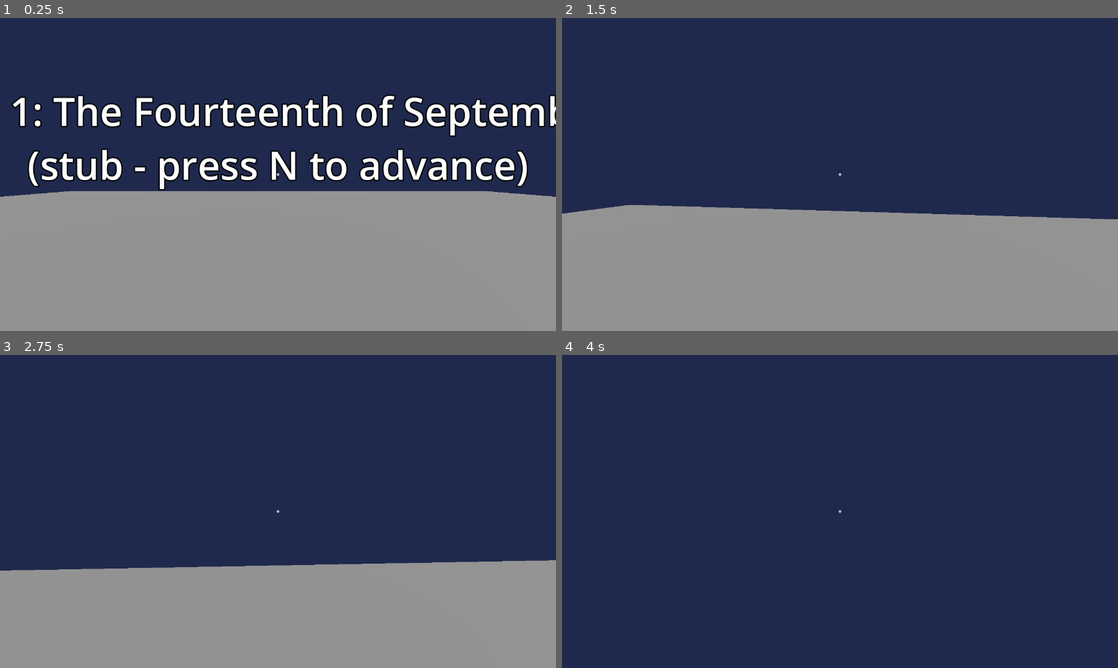
Above: before the commit, frames 1-4 (two rows, left to right).
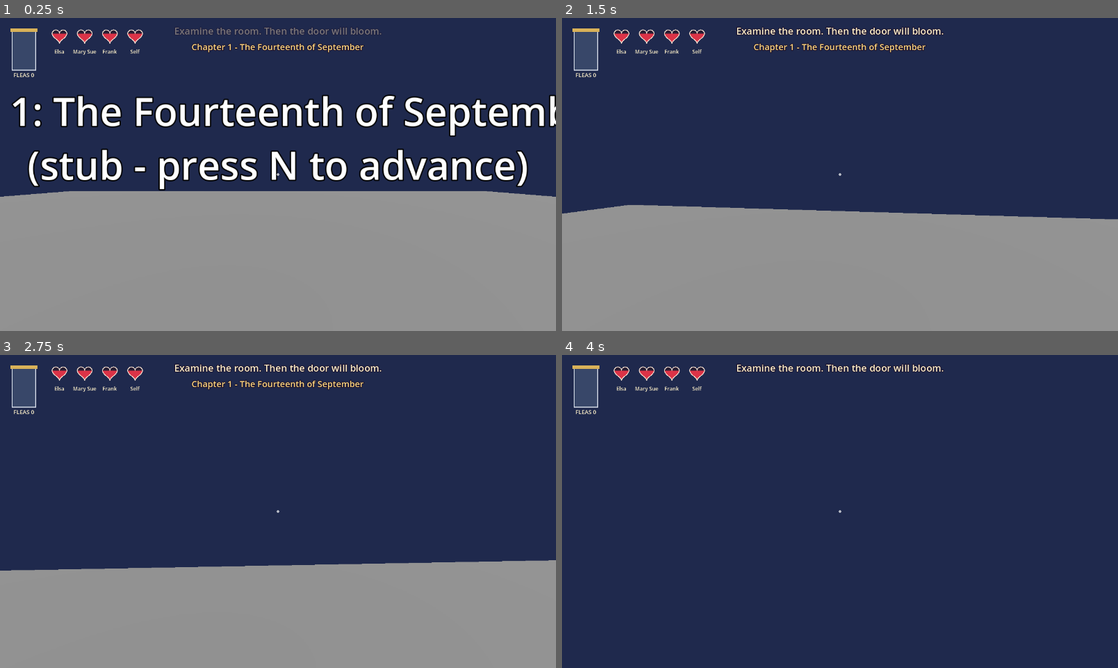
Above: after the commit, the same moments.

Repository: gabeekleiber-oss/Moon-Game
Game: Godot game, scene res://scenes/main/main.tscn
Two runs of this game, one before a commit and one after it. Both use one fixed random seed, a clock stepped at 60 frames per second and the inputs below.
Inputs (mouse positions are in pixels of both pictures, inside the frame that each line leads up to):
- Up to frame 1 (0.25 s): no input
- Up to frame 2 (1.5 s): tap Enter (ui_accept) at 0.5 s; move the mouse to (867, 174) at 0.52 s; hold E (interact) 0.53-1.28 s; hold W (move_forward) from 0.53 s (still down); click (867, 174) at 0.67 s; tap Space (jump) at 0.77 s; move the mouse to (812, 174) at 1.27 s; tap C (crouch) at 1.35 s; click (812, 174) at 1.42 s
- Up to frame 3 (2.75 s): keep holding W (move_forward); tap Space (jump) at 1.52 s; tap E (interact) at 1.55 s; move the mouse to (289, 505) at 2.02 s; hold E (interact) from 2.03 s (still down); click (289, 505) at 2.17 s
- Up to frame 4 (4 s): keep holding W (move_forward); move the mouse to (834, 517) at 2.77 s; release E (interact) at 2.78 s; tap Q (notepad) at 2.85 s; click (834, 517) at 2.92 s; tap Space (jump) at 3.02, 3.77 s; tap E (interact) at 3.05 s; move the mouse to (878, 514) at 3.52 s; hold E (interact) from 3.53 s (still down); tap F (see_family) at 3.6 s; click (878, 514) at 3.67 s

The runs differ from the first frame. In frame 1, 1.8% of the frame differs, in the area x 1-69%, y 3-19%; in frame 2, 1.9%, in the area x 1-69%, y 2-19%; in frame 3, 1.9%; in frame 4, 1.5%.

Commit message:
[F-03] done: F-03 HUD (flea jar, hearts, objective, toast, caption box, floating ticks, test)

Diff:
--- a/project.godot
+++ b/project.godot
@@ -12,6 +12,7 @@
 ChapterManager="*res://autoload/chapter_manager.gd"
 DebugMenu="*res://autoload/debug_menu.gd"
 Dialogue="*res://scenes/dialogue/dialogue.gd"
+Hud="*res://scenes/hud/hud.gd"
 
 [display]
 window/size/viewport_width=1280
--- /dev/null
+++ b/scenes/hud/hud.gd
@@ -0,0 +1,418 @@
+extends CanvasLayer
+## Autoload `Hud`: the always-on screen UI, built in code. (F-03)
+##
+## Nothing to set up: it listens to the Events bus.
+##   Events.objective_set(text)        -> objective line (top centre)
+##   Events.show_message(text)         -> short toast under the objective
+##   Events.caption(who, text)         -> caption box + speaker tag (bottom centre), ONLY while no dialogue box is up
+##   Events.flea_changed / heart_changed -> flea jar + 4 hearts (top left) and floating "+3 fleas" ticks
+## Script API: `Hud.caption(who, text, seconds)`, `Hud.clear_caption()`, `Hud.set_hud_visible(bool)` (cutscenes hide it).
+## Reduced Motion (Game.settings.reduced_motion) turns off flea hopping, heart pulses and rising ticks (they just fade).
+## Layers: HUD 8 < InteractionHud 10 < DialogueBox 20.
+
+const HEART_ORDER: Array[String] = ["elsa", "mary_sue", "frank", "self"]
+const HEART_NAMES := {"elsa": "Elsa", "mary_sue": "Mary Sue", "frank": "Frank", "self": "Self"}
+const TICK_LIFETIME := 1.3
+const MAX_TICKS := 8
+const TOAST_SECONDS := 3.0
+const CAPTION_MIN_SECONDS := 2.5
+const CAPTION_SECONDS_PER_CHAR := 0.05
+
+const INK := Color(0.1, 0.05, 0.15, 0.9)
+const CREAM := Color(1.0, 0.95, 0.8)
+
+var _root: Control
+var _objective: Label
+var _toast: Label
+var _caption_panel: PanelContainer
+var _caption_who: Label
+var _caption_text: Label
+var _jar: _FleaJar
+var _hearts: _HeartRow
+var _tick_layer: Control
+var _objective_tween: Tween
+var _toast_tween: Tween
+var _caption_token: int = 0
+var _toast_token: int = 0
+
+
+func _init() -> void:
+	layer = 8
+	name = "Hud"
+
+
+func _ready() -> void:
+	_root = Control.new()
+	_root.name = "HudRoot"
+	_root.set_anchors_preset(Control.PRESET_FULL_RECT)
+	_root.mouse_filter = Control.MOUSE_FILTER_IGNORE
+	add_child(_root)
+	_build_meters()
+	_build_objective()
+	_build_caption()
+	_tick_layer = Control.new()
+	_tick_layer.name = "Ticks"
+	_tick_layer.set_anchors_preset(Control.PRESET_FULL_RECT)
+	_tick_layer.mouse_filter = Control.MOUSE_FILTER_IGNORE
+	_root.add_child(_tick_layer)
+
+	_jar.set_level(Game.flea, true)
+	for who in HEART_ORDER:
+		_hearts.set_value(who, int(Game.hearts.get(who, 0)), true)
+
+	Events.objective_set.connect(_on_objective_set)
+	Events.show_message.connect(_on_show_message)
+	Events.caption.connect(_on_caption)
+	Events.dialogue_started.connect(func(_id: String) -> void: clear_caption())
+	Events.flea_changed.connect(_on_flea_changed)
+	Events.heart_changed.connect(_on_heart_changed)
+
+
+# ---------------------------------------------------------------- public API
+
+## Shows a caption (speaker tag + text) for `seconds` (default: scales with text length). Empty `who` hides the tag.
+func caption(who: String, text: String, seconds: float = -1.0) -> void:
+	if text == "":
+		clear_caption()
+		return
+	_caption_token += 1
+	var token := _caption_token
+	_caption_who.text = _display_name(who)
+	_caption_who.visible = who != ""
+	_caption_text.text = text
+	_caption_panel.visible = true
+	var hold := seconds if seconds > 0.0 else maxf(CAPTION_MIN_SECONDS, text.length() * CAPTION_SECONDS_PER_CHAR)
+	await get_tree().create_timer(hold).timeout
+	if token == _caption_token:
+		_caption_panel.visible = false
+
+
+## Hides the caption box now.
+func clear_caption() -> void:
+	_caption_token += 1
+	_caption_panel.visible = false
+
+
+## Shows or hides the whole HUD (cutscenes, title screen). The interaction prompt and dialogue box are separate.
+func set_hud_visible(value: bool) -> void:
+	_root.visible = value
+
+
+## True while the caption box is on screen.
+func is_caption_visible() -> bool:
+	return _caption_panel.visible
+
+
+## The text currently in the objective line.
+func objective_text() -> String:
+	return _objective.text
+
+
+# ---------------------------------------------------------------- building
+
+func _build_meters() -> void:
+	var box := HBoxContainer.new()
+	box.name = "Meters"
+	box.position = Vector2(20, 16)
+	box.add_theme_constant_override("separation", 18)
+	box.mouse_filter = Control.MOUSE_FILTER_IGNORE
+	_root.add_child(box)
+	_jar = _FleaJar.new()
+	_jar.name = "FleaJar"
+	box.add_child(_jar)
+	_hearts = _HeartRow.new()
+	_hearts.name = "Hearts"
+	_hearts.setup(HEART_ORDER, HEART_NAMES)
+	box.add_child(_hearts)
+
+
+func _build_objective() -> void:
+	_objective = _make_label(22)
+	_objective.name = "Objective"
+	_objective.set_anchors_preset(Control.PRESET_CENTER_TOP)
+	_objective.anchor_left = 0.5
+	_objective.anchor_right = 0.5
+	_objective.offset_left = -420.0
+	_objective.offset_right = 420.0
+	_objective.offset_top = 14.0
+	_objective.offset_bottom = 48.0
+	_objective.horizontal_alignment = HORIZONTAL_ALIGNMENT_CENTER
+	_objective.visible = false
+	_root.add_child(_objective)
+
+	_toast = _make_label(20)
+	_toast.name = "Toast"
+	_toast.anchor_left = 0.5
+	_toast.anchor_right = 0.5
+	_toast.offset_left = -420.0
+	_toast.offset_right = 420.0
+	_toast.offset_top = 52.0
+	_toast.offset_bottom = 84.0
+	_toast.horizontal_alignment = HORIZONTAL_ALIGNMENT_CENTER
+	_toast.add_theme_color_override("font_color", Color(1.0, 0.85, 0.5))
+	_toast.modulate.a = 0.0
+	_root.add_child(_toast)
+
+
+func _build_caption() -> void:
+	_caption_panel = PanelContainer.new()
+	_caption_panel.name = "CaptionBox"
+	_caption_panel.anchor_left = 0.5
+	_caption_panel.anchor_right = 0.5
+	_caption_panel.anchor_top = 1.0
+	_caption_panel.anchor_bottom = 1.0
+	_caption_panel.offset_left = -400.0
+	_caption_panel.offset_right = 400.0
+	_caption_panel.offset_top = -150.0
+	_caption_panel.offset_bottom = -40.0
+	_caption_panel.grow_vertical = Control.GROW_DIRECTION_BEGIN
+	_caption_panel.mouse_filter = Control.MOUSE_FILTER_IGNORE
+	_caption_panel.visible = false
+	var style := StyleBoxFlat.new()
+	style.bg_color = Color(0.1, 0.06, 0.14, 0.82)
+	style.border_color = Color(0.85, 0.7, 0.35, 0.9)
+	style.set_border_width_all(2)
+	style.set_corner_radius_all(10)
+	style.set_content_margin_all(14)
+	_caption_panel.add_theme_stylebox_override("panel", style)
+	_root.add_child(_caption_panel)
+
+	var vbox := VBoxContainer.new()
+	vbox.add_theme_constant_override("separation", 4)
+	vbox.mouse_filter = Control.MOUSE_FILTER_IGNORE
+	_caption_panel.add_child(vbox)
+	_caption_who = Label.new()
+	_caption_who.add_theme_font_size_override("font_size", 18)
+	_caption_who.add_theme_color_override("font_color", Color(1.0, 0.82, 0.4))
+	_caption_who.mouse_filter = Control.MOUSE_FILTER_IGNORE
+	vbox.add_child(_caption_who)
+	_caption_text = Label.new()
+	_caption_text.add_theme_font_size_override("font_size", 22)
+	_caption_text.add_theme_color_override("font_color", CREAM)
+	_caption_text.autowrap_mode = TextServer.AUTOWRAP_WORD_SMART
+	_caption_text.mouse_filter = Control.MOUSE_FILTER_IGNORE
+	vbox.add_child(_caption_text)
+
+
+func _make_label(size: int) -> Label:
+	var l := Label.new()
+	l.add_theme_font_size_override("font_size", size)
+	l.add_theme_color_override("font_color", CREAM)
+	l.add_theme_color_override("font_outline_color", INK)
+	l.add_theme_constant_override("outline_size", 6)
+	l.mouse_filter = Control.MOUSE_FILTER_IGNORE
+	return l
+
+
+func _display_name(who: String) -> String:
+	if HEART_NAMES.has(who):
+		return str(HEART_NAMES[who])
+	return who.replace("_", " ").capitalize()
+
+
+func _reduced_motion() -> bool:
+	return bool(Game.settings.get("reduced_motion", false))
+
+
+# ---------------------------------------------------------------- event handlers
+
+func _on_objective_set(text: String) -> void:
+	_objective.text = text
+	_objective.visible = text != ""
+	if _objective_tween != null:
+		_objective_tween.kill()
+	if text == "":
+		return
+	_objective.modulate.a = 1.0
+	if _reduced_motion():
+		return
+	_objective.modulate.a = 0.0
+	_objective_tween = create_tween()
+	_objective_tween.tween_property(_objective, "modulate:a", 1.0, 0.6)
+
+
+func _on_show_message(text: String) -> void:
+	_toast_token += 1
+	var token := _toast_token
+	if _toast_tween != null:
+		_toast_tween.kill()
+	_toast.text = text
+	_toast.modulate.a = 1.0
+	await get_tree().create_timer(TOAST_SECONDS).timeout
+	if token != _toast_token:
+		return
+	_toast_tween = create_tween()
+	_toast_tween.tween_property(_toast, "modulate:a", 0.0, 0.5)
+
+
+func _on_caption(who: String, text: String) -> void:
+	if Dialogue.is_active():
+		return  # the dialogue box already shows this line
+	caption(who, text)
+
+
+func _on_flea_changed(value: float, delta: float, _reason: String) -> void:
+	_jar.set_level(value, false)
+	if absf(delta) >= 0.5:
+		_spawn_tick("%+d fleas" % int(roundf(delta)), _jar.global_position + Vector2(_jar.size.x * 0.5, _jar.size.y), delta > 0.0)
+
+
+func _on_heart_changed(who: String, value: int, delta: int) -> void:
+	_hearts.set_value(who, value, false)
+	if delta != 0:
+		_spawn_tick("%+d %s" % [delta, _display_name(who)], _hearts.heart_global_position(who), delta > 0)
+
+
+func _spawn_tick(text: String, at: Vector2, good: bool) -> void:
+	while _tick_layer.get_child_count() >= MAX_TICKS:
+		var old := _tick_layer.get_child(0)
+		_tick_layer.remove_child(old)   # remove now: queue_free alone is deferred, so a burst would exceed the cap
+		old.queue_free()
+	var l := _make_label(20)
+	l.text = text
+	l.add_theme_color_override("font_color", Color(0.65, 1.0, 0.6) if good else Color(1.0, 0.45, 0.4))
+	l.position = at - Vector2(40, 0)
+	_tick_layer.add_child(l)
+	var tw := create_tween()
+	if _reduced_motion():
+		tw.tween_property(l, "modulate:a", 0.0, TICK_LIFETIME * 0.6)
+	else:
+		tw.set_parallel(true)
+		tw.tween_property(l, "position:y", l.position.y + (-36.0 if good else 36.0), TICK_LIFETIME)
+		tw.tween_property(l, "modulate:a", 0.0, TICK_LIFETIME).set_ease(Tween.EASE_IN)
+	tw.chain().tween_callback(l.queue_free)
+
+
+# ---------------------------------------------------------------- widgets
+
+## Glass jar that fills with fleas. `set_level(0..100)`.
+class _FleaJar extends Control:
+	const W := 70.0
+	const H := 104.0
+	var target: float = 0.0
+	var shown: float = 0.0
+	var _t: float = 0.0
+
+	func _init() -> void:
+		custom_minimum_size = Vector2(W, H + 22.0)
+		mouse_filter = Control.MOUSE_FILTER_IGNORE
+
+	func set_level(value: float, instant: bool) -> void:
+		target = clampf(value, 0.0, 100.0)
+		if instant or bool(Game.settings.get("reduced_motion", false)):
+			shown = target
+		queue_redraw()
+
+	func _process(delta: float) -> void:
+		_t += delta
+		if not is_equal_approx(shown, target):
+			shown = move_toward(shown, target, maxf(30.0 * delta, absf(target - shown) * 4.0 * delta))
+		if shown > 0.0 or target > 0.0:
+			queue_redraw()
+
+	func _fill_colour() -> Color:
+		return Color(0.95, 0.75, 0.25).lerp(Color(0.9, 0.25, 0.2), clampf((shown - 40.0) / 50.0, 0.0, 1.0))
+
+	func _draw() -> void:
+		var body := Rect2(8, 14, W - 16, H - 14)
+		var glass := Color(0.75, 0.9, 1.0, 0.16)
+		draw_rect(body, glass, true)
+		var fill_h := body.size.y * shown / 100.0
+		if fill_h > 0.5:
+			var fill := Rect2(body.position.x, body.end.y - fill_h, body.size.x, fill_h)
+			var c := _fill_colour()
+			c.a = 0.55
+			draw_rect(fill, c, true)
+			var dots := int(shown / 100.0 * 26.0)
+			var hop := not bool(Game.settings.get("reduced_motion", false))
+			for i in dots:
+				var px := body.position.x + 6.0 + fmod(float(i) * 37.0 + 11.0, body.size.x - 12.0)
+				var py := body.end.y - 6.0 - fmod(float(i) * 23.0 + 5.0, maxf(fill_h - 8.0, 1.0))
+				if hop:
+					py -= absf(sin(_t * 5.0 + float(i) * 1.7)) * 3.0
+				py = clampf(py, fill.position.y + 2.0, body.end.y - 3.0)
+				draw_circle(Vector2(px, py), 1.8, Color(0.12, 0.06, 0.08, 0.95))
+		draw_rect(body, Color(0.95, 0.97, 1.0, 0.9), false, 2.0)
+		draw_rect(Rect2(4, 8, W - 8, 8), Color(0.85, 0.7, 0.35), true)   # lid
+		var font := ThemeDB.fallback_font
+		draw_string(font, Vector2(0, H + 16.0), "FLEAS %d" % int(roundf(shown)), HORIZONTAL_ALIGNMENT_CENTER, W, 13, Color(1, 0.95, 0.8))
+
+
+## Four hearts (one per household member), each filled value/10 from the bottom.
+class _HeartRow extends Control:
+	const CELL := 58.0
+	const HEART := 36.0
+	var _order: Array[String] = []
+	var _names := {}
+	var _shown := {}
+	var _pulse := {}
+	var _flash := {}
+
+	func setup(order: Array[String], names: Dictionary) -> void:
+		_order = order
+		_names = names
+		custom_minimum_size = Vector2(CELL * order.size(), 74.0)
+		mouse_filter = Control.MOUSE_FILTER_IGNORE
+		for who in order:
+			_shown[who] = 0
+			_pulse[who] = 0.0
+			_flash[who] = 0.0
+
+	func set_value(who: String, value: int, instant: bool) -> void:
+		if not _shown.has(who):
+			return
+		var old: int = _shown[who]
+		_shown[who] = value
+		if not instant and value != old and not bool(Game.settings.get("reduced_motion", false)):
+			_pulse[who] = 1.0
+		_flash[who] = 1.0 if (not instant and value != old) else 0.0
+		queue_redraw()
+
+	func value_of(who: String) -> int:
+		return int(_shown.get(who, 0))
+
+	func heart_global_position(who: String) -> Vector2:
+		var i := maxi(_order.find(who), 0)
+		return global_position + Vector2(CELL * float(i) + CELL * 0.5, HEART + 8.0)
+
+	func _process(delta: float) -> void:
+		var busy := false
+		for who in _order:
+			if _pulse[who] > 0.0 or _flash[who] > 0.0:
+				busy = true
+				_pulse[who] = maxf(_pulse[who] - delta * 3.0, 0.0)
+				_flash[who] = maxf(_flash[who] - delta * 2.0, 0.0)
+		if busy:
+			queue_redraw()
+
+	static func heart_points(centre: Vector2, size: float) -> PackedVector2Array:
+		var pts := PackedVector2Array()
+		for i in 40:
+			var t := TAU * float(i) / 40.0
+			var x := 16.0 * pow(sin(t), 3.0)
+			var y := -(13.0 * cos(t) - 5.0 * cos(2.0 * t) - 2.0 * cos(3.0 * t) - cos(4.0 * t))
+			pts.append(centre + Vector2(x, y) * (size / 34.0))
+		return pts
+
+	func _draw() -> void:
+		var font := ThemeDB.fallback_font
+		for i in _order.size():
+			var who := _order[i]
+			var scale_f: float = 1.0 + 0.18 * float(_pulse[who])
+			var centre := Vector2(CELL * float(i) + CELL * 0.5, HEART * 0.5 + 6.0)
+			var poly := heart_points(centre, HEART * scale_f)
+			draw_colored_polygon(poly, Color(0.18, 0.1, 0.16, 0.7))
+			var frac := clampf(float(_shown[who]) / 10.0, 0.0, 1.0)
+			if frac > 0.0:
+				var top: float = centre.y + HEART * 0.5 * scale_f - HEART * scale_f * frac
+				var clip := PackedVector2Array([
+					Vector2(centre.x - HEART, top), Vector2(centre.x + HEART, top),
+					Vector2(centre.x + HEART, centre.y + HEART), Vector2(centre.x - HEART, centre.y + HEART)])
+				var red := Color(0.86, 0.2, 0.28).lerp(Color(1, 1, 1), 0.35 * float(_flash[who]))
+				for piece in Geometry2D.intersect_polygons(poly, clip):
+					draw_colored_polygon(piece, red)
+			var outline := poly.duplicate()
+			outline.append(poly[0])
+			draw_polyline(outline, Color(1, 0.92, 0.85, 0.9), 2.0)
+			var label := str(_names.get(who, who))
+			draw_string(font, Vector2(CELL * float(i), HEART + 30.0), label, HORIZONTAL_ALIGNMENT_CENTER, CELL, 12, Color(1, 0.95, 0.8))
--- /dev/null
+++ b/tests/test_hud.gd
@@ -0,0 +1,98 @@
+extends Node
+## Headless test for F-03 (HUD). Run: godot --headless --path . res://tests/test_hud.tscn
+## Drives the Events bus / Game meters and checks the Hud autoload reacts.
+
+var _fails := 0
+
+
+func _check(cond: bool, what: String) -> void:
+	print(("PASS " if cond else "FAIL ") + what)
+	if not cond:
+		_fails += 1
+
+
+func _ready() -> void:
+	await get_tree().process_frame
+	_check(Hud != null and Hud.layer == 8, "Hud autoload exists on layer 8")
+	var root: Control = Hud.get_node("HudRoot")
+	var jar: Control = root.get_node("Meters/FleaJar")
+	var hearts: Control = root.get_node("Meters/Hearts")
+	_check(jar != null and hearts != null, "flea jar and hearts built")
+	_check(hearts.value_of("elsa") == 6 and hearts.value_of("self") == 6, "hearts start at Game's values (6)")
+
+	# objective + toast
+	Events.objective_set.emit("Find the broom")
+	_check(Hud.objective_text() == "Find the broom" and root.get_node("Objective").visible, "objective line shows text")
+	Events.objective_set.emit("")
+	_check(not root.get_node("Objective").visible, "empty objective hides the line")
+	Events.show_message.emit("It opens. It regrets it.")
+	_check(root.get_node("Toast").text == "It opens. It regrets it.", "toast shows the message")
+
+	# flea jar + ticks
+	var ticks: Control = root.get_node("Ticks")
+	Game.set_flea(0.0, "test reset")
+	await get_tree().process_frame
+	var before := ticks.get_child_count()
+	Game.add_flea(25.0, "test")
+	await get_tree().process_frame
+	_check(is_equal_approx(jar.target, 25.0), "jar target follows Game.flea (25)")
+	_check(ticks.get_child_count() == before + 1, "a floating flea tick spawned")
+	_check((ticks.get_child(ticks.get_child_count() - 1) as Label).text == "+25 fleas", "tick text is '+25 fleas'")
+	Game.add_flea(0.2, "tiny")
+	await get_tree().process_frame
+	_check(ticks.get_child_count() == before + 1, "sub-0.5 flea changes spawn no tick")
+	for i in 20:
+		await get_tree().process_frame
+	_check(jar.shown > 0.0, "jar fill animates upward")
+
+	# hearts
+	Game.add_heart("frank", -2)
+	await get_tree().process_frame
+	_check(hearts.value_of("frank") == 4, "frank heart now 4")
+	_check((ticks.get_child(ticks.get_child_count() - 1) as Label).text == "-2 Frank", "heart tick text is '-2 Frank'")
+	Game.add_heart("mary_sue", 99)
+	_check(hearts.value_of("mary_sue") == Game.HEART_MAX, "heart clamps at max")
+
+	# reduced motion: ticks fade without moving
+	Game.settings["reduced_motion"] = true
+	var count := ticks.get_child_count()
+	Game.add_flea(5.0, "rm")
+	await get_tree().process_frame
+	var tick := ticks.get_child(ticks.get_child_count() - 1) as Label
+	var y0 := tick.position.y
+	for i in 5:
+		await get_tree().process_frame
+	_check(ticks.get_child_count() >= count and is_equal_approx(tick.position.y, y0), "reduced motion: tick does not move")
+	Game.settings["reduced_motion"] = false
+
+	# tick cap
+	for i in 15:
+		Game.add_flea(1.0, "spam")
+	await get_tree().process_frame
+	_check(ticks.get_child_count() <= Hud.MAX_TICKS, "tick count is capped")
+
+	# caption box
+	Hud.caption("elsa_ray", "Christopher, I worry about you.", 0.3)
+	await get_tree().process_frame
+	_check(Hud.is_caption_visible(), "caption visible")
+	_check((root.get_node("CaptionBox").find_children("*", "Label", true, false)[0] as Label).text == "Elsa Ray", "speaker tag is 'Elsa Ray'")
+	await get_tree().create_timer(0.5).timeout
+	_check(not Hud.is_caption_visible(), "caption hides after its time")
+	Events.caption.emit("moon", "A narrated caption")
+	await get_tree().process_frame
+	_check(Hud.is_caption_visible(), "Events.caption shows the box when no dialogue is active")
+	Hud.clear_caption()
+	_check(not Hud.is_caption_visible(), "clear_caption hides it")
+
+	# caption suppressed while a dialogue box is up, and cleared when one starts
+	Events.caption.emit("moon", "again")
+	Events.dialogue_started.emit("x")
+	_check(not Hud.is_caption_visible(), "dialogue_started clears the caption")
+
+	# visibility toggle
+	Hud.set_hud_visible(false)
+	_check(not root.visible, "set_hud_visible(false) hides the HUD")
+	Hud.set_hud_visible(true)
+
+	print("F-03 HUD test: %s" % ("ALL PASSED" if _fails == 0 else "%d FAILED" % _fails))
+	get_tree().quit(1 if _fails > 0 else 0)
--- /dev/null
+++ b/tests/test_hud.tscn
@@ -0,0 +1,6 @@
+[gd_scene load_steps=2 format=3]
+
+[ext_resource type="Script" path="res://tests/test_hud.gd" id="1"]
+
+[node name="TestHud" type="Node"]
+script = ExtResource("1")
Not shown, changed: docs/DIRECTION.md
Not shown, changed: docs/HANDOFF.md
Not shown, changed: docs/state/F-03.md
